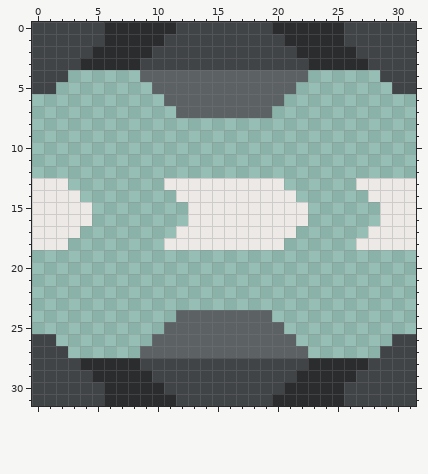
Two versions of one pixel-art sprite, sprites/blocks/Asterion/distribution/ducts/whitorite-duct-top-0.png. That is the earlier state.
The file is 32x32 pixels.
After the commit:
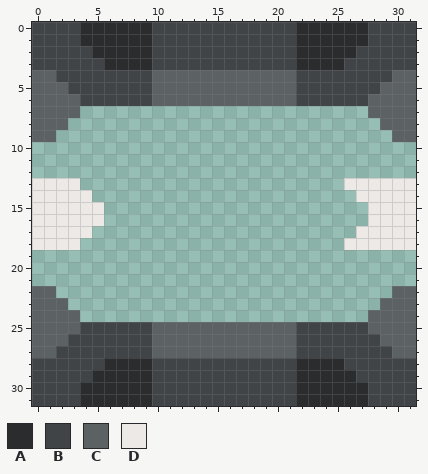
Palette (. is transparent): A #2b2c2e  B #404447  C #5c6164  D #ece9e7
Log entry: Resprited Whiteorite Duct
From old to new:
@@ x 0..31 @@
- 0 BBBBBBAAAAAABBBBBBBBAAAAAABBBBBB
- 1 BBBBBBAAAAABBBBBBBBBBAAAAABBBBBB
+ 0 BBBBAAAAAABBBBBBBBBBBBAAAAAABBBB
+ 1 BBBBAAAAAABBBBBBBBBBBBAAAAAABBBB
  2 BBBBBAAAAABBBBBBBBBBBBAAAAABBBBB
- 3 BBBBAAAAABBBBBBBBBBBBBBAAAAABBBB
- 4 BBB......CCCCCCCCCCCCCC......BBB
- 5 BB........CCCCCCCCCCCC........BB
- 6 ...........CCCCCCCCCC...........
- 7 ............CCCCCCCC............
- 8 ................................
- 9 ................................
+ 3 BBBBBBAAAABBBBBBBBBBBBAAAABBBBBB
+ 4 CCBBBBBBBBCCCCCCCCCCCCBBBBBBBBCC
+ 5 CCCBBBBBBBCCCCCCCCCCCCBBBBBBBCCC
+ 6 CCCCBBBBBBCCCCCCCCCCCCBBBBBBCCCC
+ 7 CCCC........................CCCC
+ 8 CCC..........................CCC
+ 9 CC............................CC
 10 ................................
@@ x 0..31 @@
 12 ................................
-13 DDD........DDDDDDDDDD......DDDDD
-14 DDDD........DDDDDDDDDD......DDDD
-15 DDDDD........DDDDDDDDDD......DDD
-16 DDDDD........DDDDDDDDDD......DDD
-17 DDDD........DDDDDDDDDD......DDDD
-18 DDD........DDDDDDDDDD......DDDDD
+13 DDDD......................DDDDDD
+14 DDDDD......................DDDDD
+15 DDDDDD......................DDDD
+16 DDDDDD......................DDDD
+17 DDDDD......................DDDDD
+18 DDDD......................DDDDDD
 19 ................................
@@ x 0..31 @@
 21 ................................
-22 ................................
-23 ................................
-24 ............CCCCCCCC............
-25 ...........CCCCCCCCCC...........
-26 BB........CCCCCCCCCCCC........BB
-27 BBB......CCCCCCCCCCCCCC......BBB
-28 BBBBAAAAABBBBBBBBBBBBBBAAAAABBBB
+22 CC............................CC
+23 CCC..........................CCC
+24 CCCC........................CCCC
+25 CCCCBBBBBBCCCCCCCCCCCCBBBBBBCCCC
+26 CCCBBBBBBBCCCCCCCCCCCCBBBBBBBCCC
+27 CCBBBBBBBBCCCCCCCCCCCCBBBBBBBBCC
+28 BBBBBBAAAABBBBBBBBBBBBAAAABBBBBB
 29 BBBBBAAAAABBBBBBBBBBBBAAAAABBBBB
-30 BBBBBBAAAAABBBBBBBBBBAAAAABBBBBB
-31 BBBBBBAAAAAABBBBBBBBAAAAAABBBBBB
+30 BBBBAAAAAABBBBBBBBBBBBAAAAAABBBB
+31 BBBBAAAAAABBBBBBBBBBBBAAAAAABBBB
Pixel boxes of the changes (left, top, right, bottom) in both pictures:
changed: (32, 22, 416, 406)
